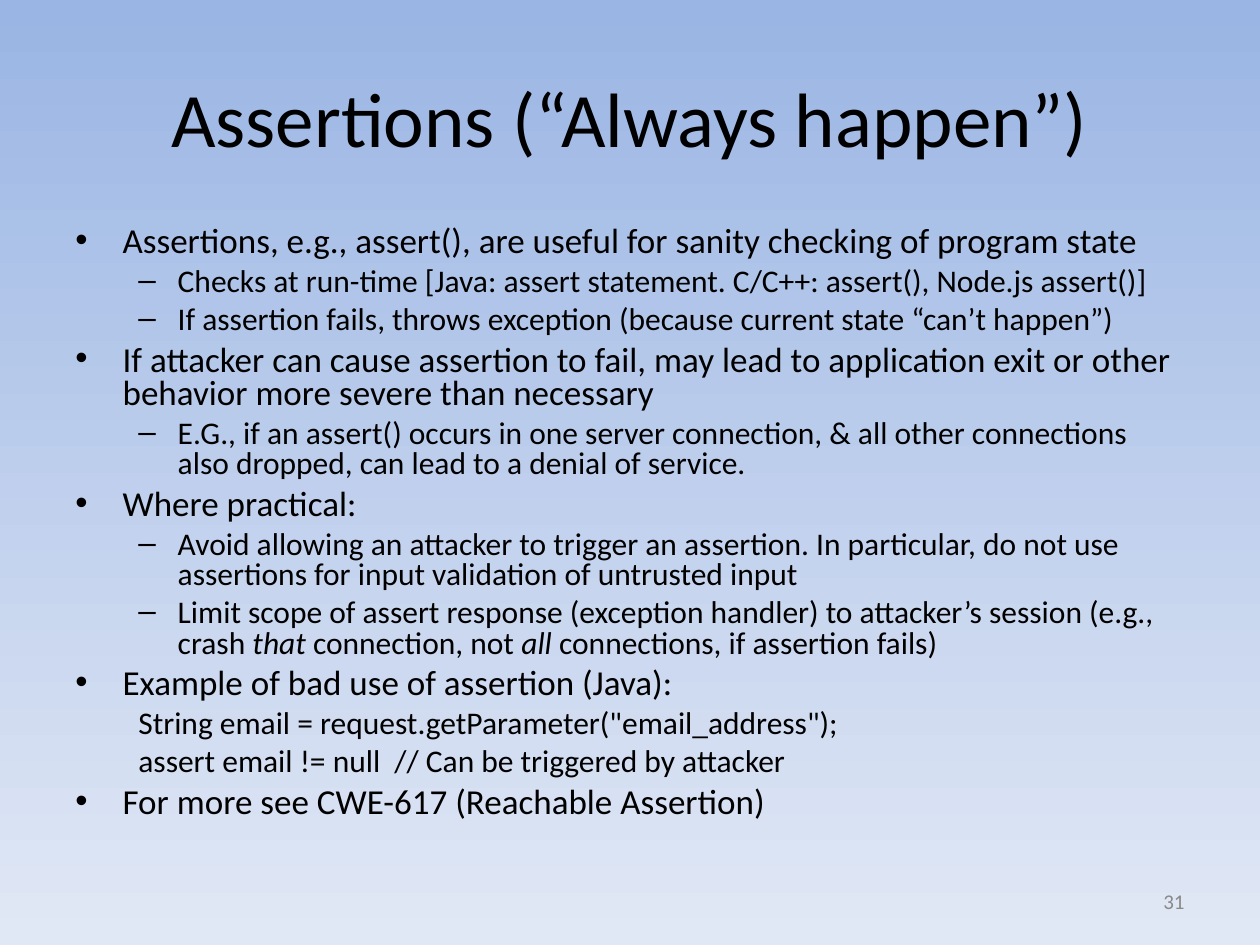
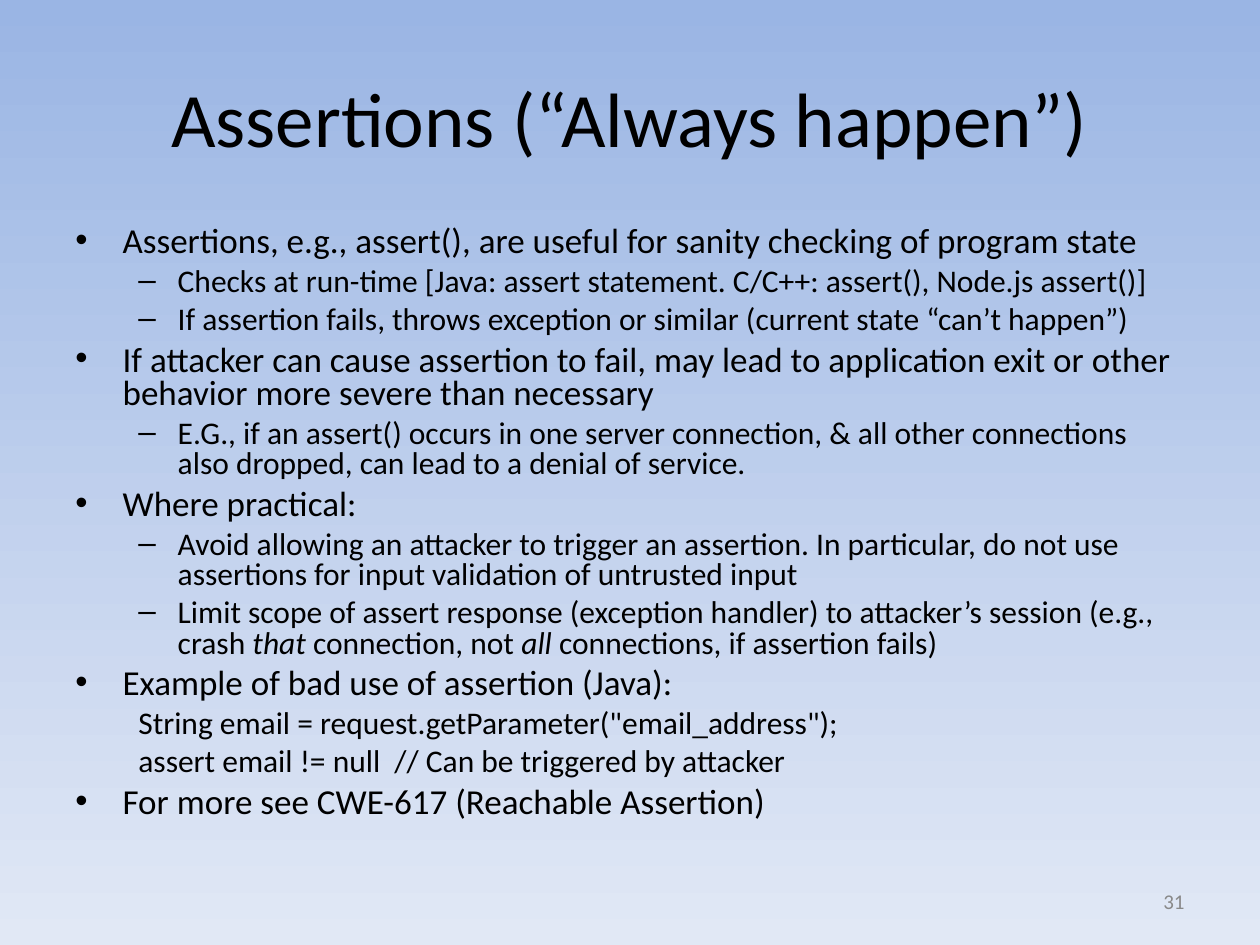
Before and after one commit to david-a-wheeler/david-a-wheeler.github.io, a slide deck: slide 31 of secure-class/presentations/Secure-Software-8-Errors.ppt. Drawn at 1260x945 pixels with LibreOffice and Linux fonts; fonts in the diff are those of the drawing. Boxes give left, top, right and bottom in pixels: in the first picture for what was removed or moved away, otherwise in the second. Text is boxed around its words. In the diff, an @@ line names an element or a change of style, - is before the commit and + after.

```diff
--- a/secure-class/presentations/Secure-Software-8-Errors.ppt
+++ b/secure-class/presentations/Secure-Software-8-Errors.ppt
@@ text at (178,307,1128,335): text changed @@
-  – If assertion fails, throws exception (because current state “can’t happen”)
+  – If assertion fails, throws exception or similar (current state “can’t happen”)
```
Also in this commit, not shown: 5 other files.
